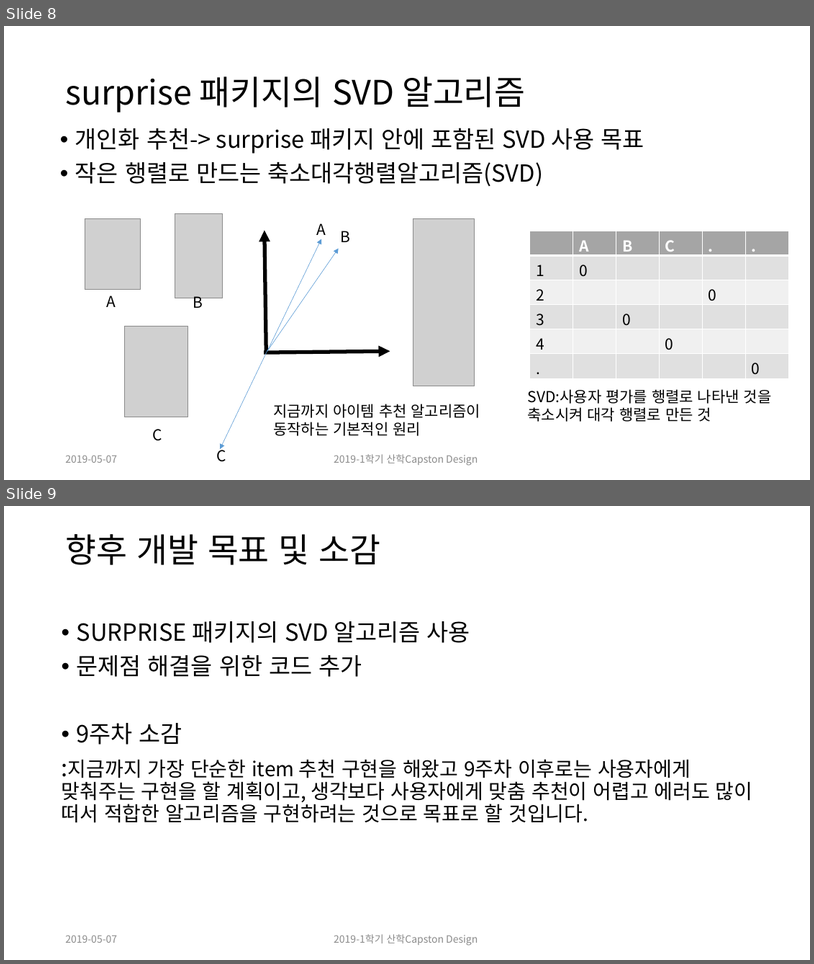
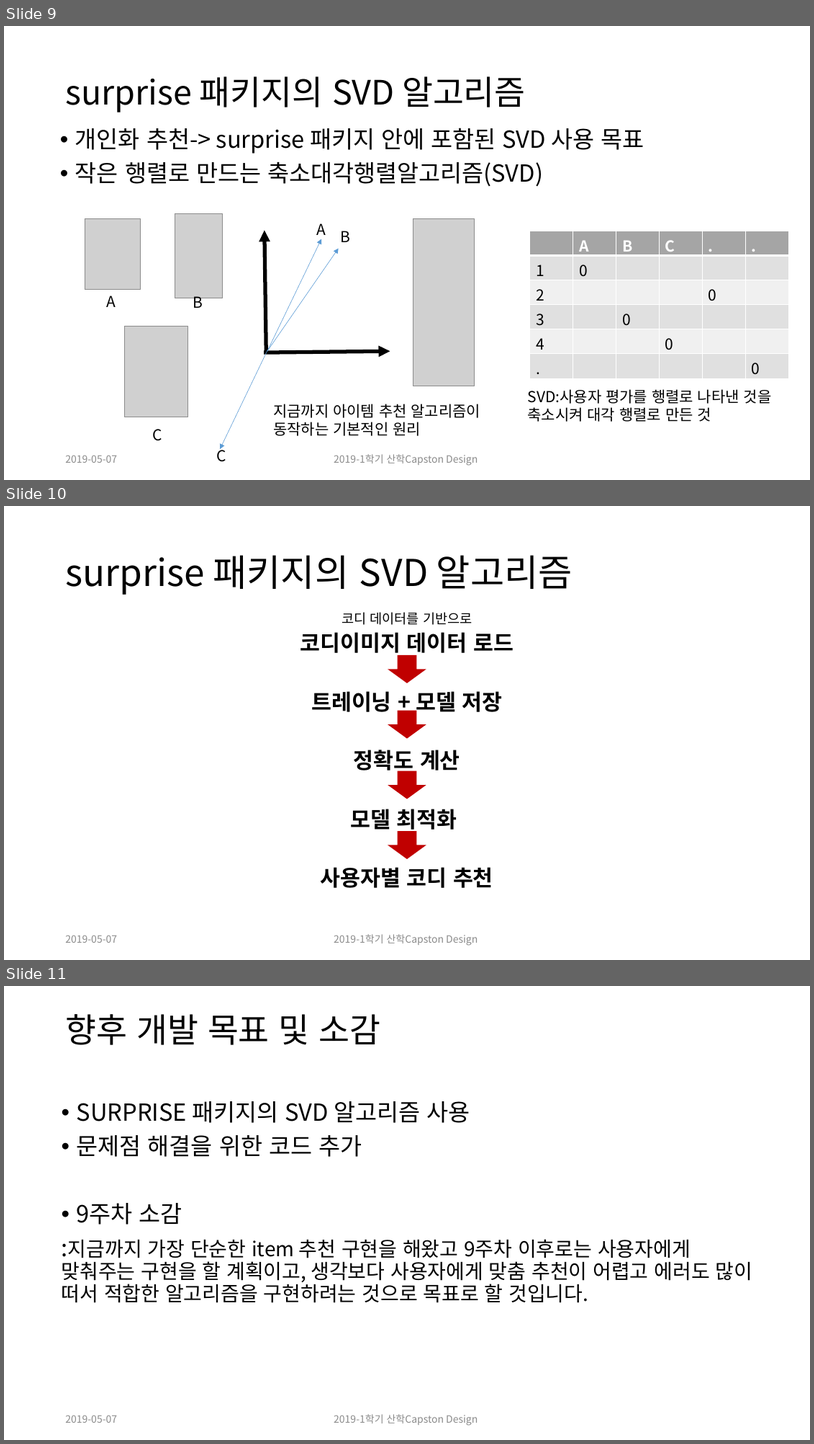
Before and after one commit to CheonSeounghyun/Coordination-Recommend, a slide deck: doc/9주차 ppt.pptx. Shown one above the other, each under a label of ours: slides 8 and 9 before the commit, slides 9, 10 and 11 after it. The pictures are 814x964 and 814x1444 pixels, drawn with LibreOffice and Linux fonts; fonts in the diff are those of the drawing; grey boxes stand for pictures. Boxes give left, top, right and bottom in pixels: in the first picture for what was removed or moved away, otherwise in the second. Text is boxed around its words. In the diff, an @@ line names an element or a change of style, - is before the commit and + after.

```diff
--- a/doc/9주차 ppt.pptx
+++ b/doc/9주차 ppt.pptx
@@ slide 10 added at bbox=[4, 506, 810, 960], background #FFFFFF @@
@@ title added at bbox=[65, 555, 573, 595], 44 pt, text #000000 @@
+surprise 패키지의 SVD 알고리즘
@@ text added at bbox=[301, 612, 514, 888], 26 pt, text #000000, bold @@
+코디 데이터를 기반으로
+코디이미지 데이터 로드
+트레이닝 + 모델 저장
+정확도 계산
+모델 최적화
+사용자별 코디 추천
@@ down arrow added at bbox=[388, 655, 427, 682], fill #C00000 @@
@@ down arrow added at bbox=[388, 710, 427, 739], fill #C00000 @@
@@ down arrow added at bbox=[388, 771, 427, 799], fill #C00000 @@
@@ down arrow added at bbox=[388, 831, 427, 859], fill #C00000 @@
@@ text added at bbox=[65, 934, 117, 942], 12 pt, text #8C8C8C @@
+2019-05-07
@@ text added at bbox=[334, 934, 478, 945], 12 pt, text #8C8C8C @@
+2019-1학기 산학Capston Design
@@ what was slide 8 is now slide 9 @@
@@ what was slide 9 is now slide 11 @@
```
Also in this commit, not shown: 1 slide changed, 1 other slide added.
